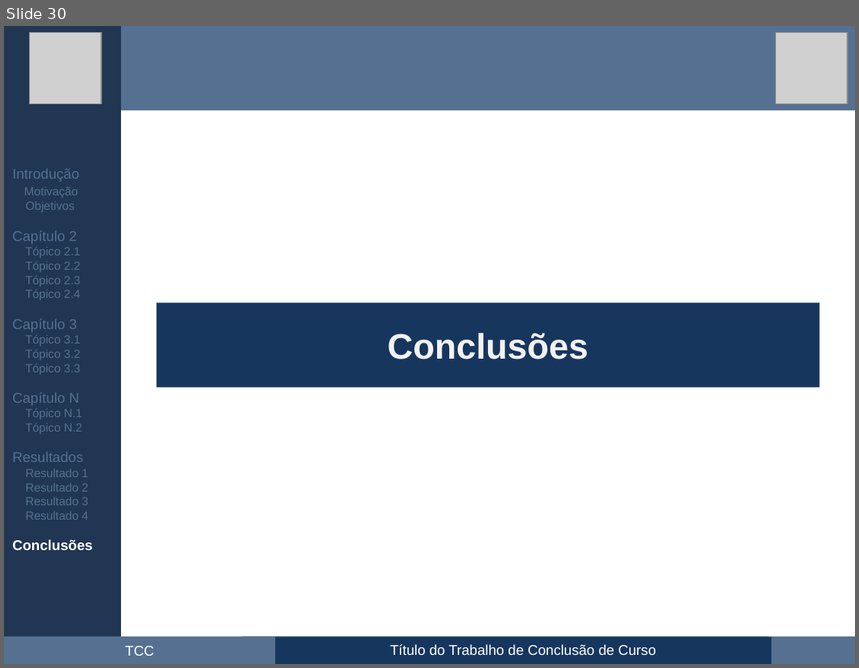
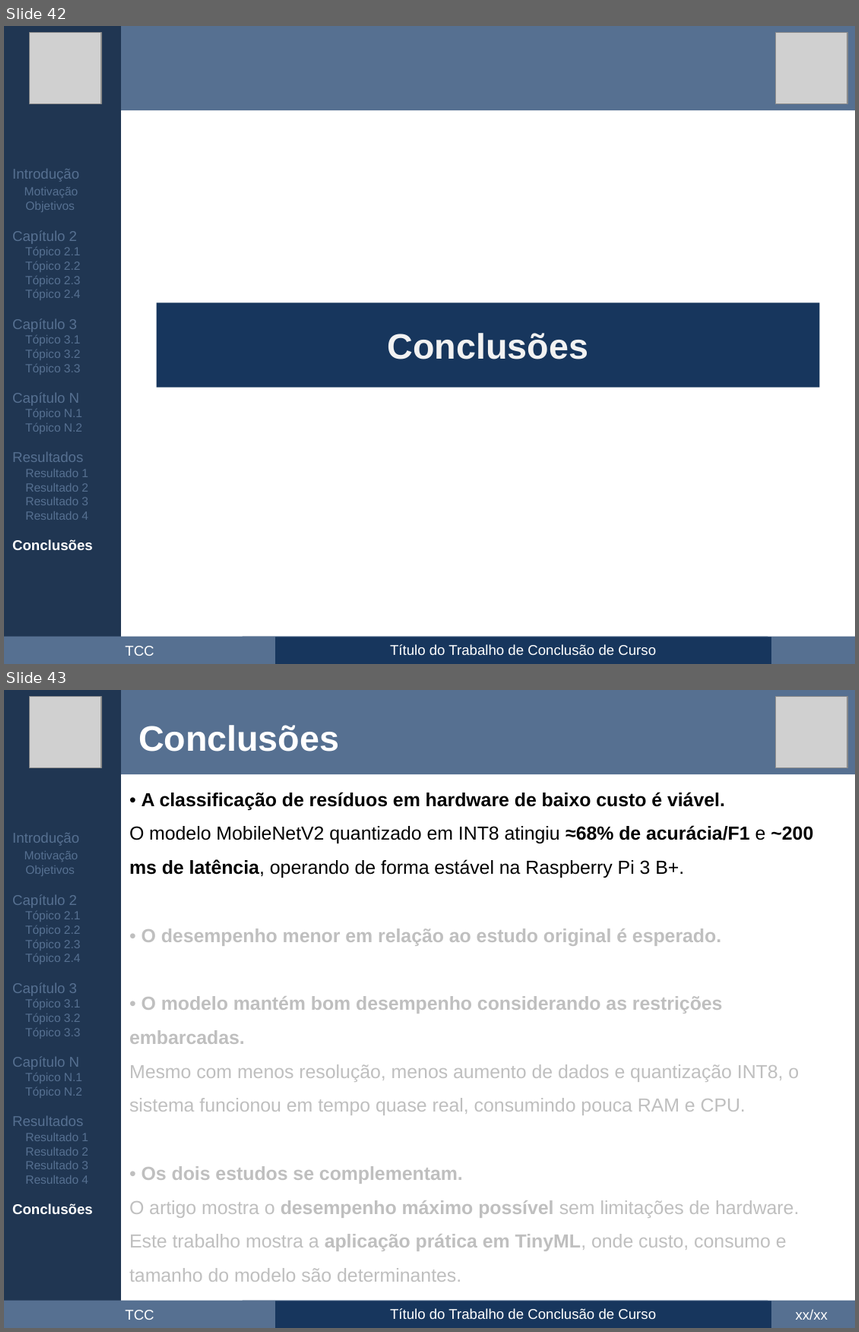
Before and after one commit to maxwellrs-dev/ai4rpi, a slide deck: apresentacao/apresentacao.pptx. Shown one above the other, each under a label of ours: slide 30 before the commit, slides 42 and 43 after it. The pictures are 859x668 and 859x1332 pixels, drawn with LibreOffice and Linux fonts; fonts in the diff are those of the drawing; grey boxes stand for pictures. Boxes give left, top, right and bottom in pixels: in the first picture for what was removed or moved away, otherwise in the second. Text is boxed around its words. In the diff, an @@ line names an element or a change of style, - is before the commit and + after.

```diff
--- a/apresentacao/apresentacao.pptx
+++ b/apresentacao/apresentacao.pptx
@@ slide 43 added at [4, 690, 855, 1328], background #FFFFFF @@
@@ rectangle added at [4, 690, 122, 1328], fill #203652 @@
@@ picture added at [30, 696, 101, 768] @@
@@ rectangle added at [122, 690, 855, 774], fill #567091 @@
@@ picture added at [776, 696, 848, 768] @@
@@ text added at [139, 725, 339, 752], 30 pt, text #FFFFFF, bold @@
+Conclusões
@@ text added at [129, 792, 813, 1282], 16 pt, text #BFBFBF @@
+• A classificação de resíduos em hardware de baixo custo é viável.
+O modelo MobileNetV2 quantizado em INT8 atingiu ≈68% de acurácia/F1 e ~200 ms de latência, operando de forma estável na Raspberry Pi 3 B+.
+• O desempenho menor em relação ao estudo original é esperado.
+• O modelo mantém bom desempenho considerando as restrições embarcadas.
+Mesmo com menos resolução, menos aumento de dados e quantização INT8, o sistema funcionou em tempo quase real, consumindo pouca RAM e CPU.
+• Os dois estudos se complementam.
+O artigo mostra o desempenho máximo possível sem limitações de hardware.
+Este trabalho mostra a aplicação prática em TinyML, onde custo, consumo e tamanho do modelo são determinantes.
@@ text added at [12, 833, 93, 1214], 10 pt, text #567091 @@
+Introdução
+Motivação
+Objetivos
+Capítulo 2
+Tópico 2.1
+Tópico 2.2
+Tópico 2.3
+Tópico 2.4
+Capítulo 3
+Tópico 3.1
+Tópico 3.2
+Tópico 3.3
+Capítulo N
+Tópico N.1
+Tópico N.2
+Resultados
+Resultado 1
+Resultado 2
+Resultado 3
+Resultado 4
+Conclusões
@@ rectangle added at [4, 1301, 855, 1328], fill #567091 @@
@@ rectangle added at [243, 1301, 769, 1328], fill #567091 @@
@@ rectangle added at [275, 1301, 772, 1328], fill #17365D, 12 pt, text #FFFFFF @@
+Título do Trabalho de Conclusão de Curso
@@ text added at [125, 1310, 154, 1320], 12 pt, text #FFFFFF @@
+TCC
@@ text added at [796, 1309, 828, 1320], 12 pt, text #FFFFFF @@
+xx/xx
@@ what was slide 30 is now slide 42 @@
```
Also in this commit, not shown: 8 slides changed, 17 other slides added, 1 slide removed.
